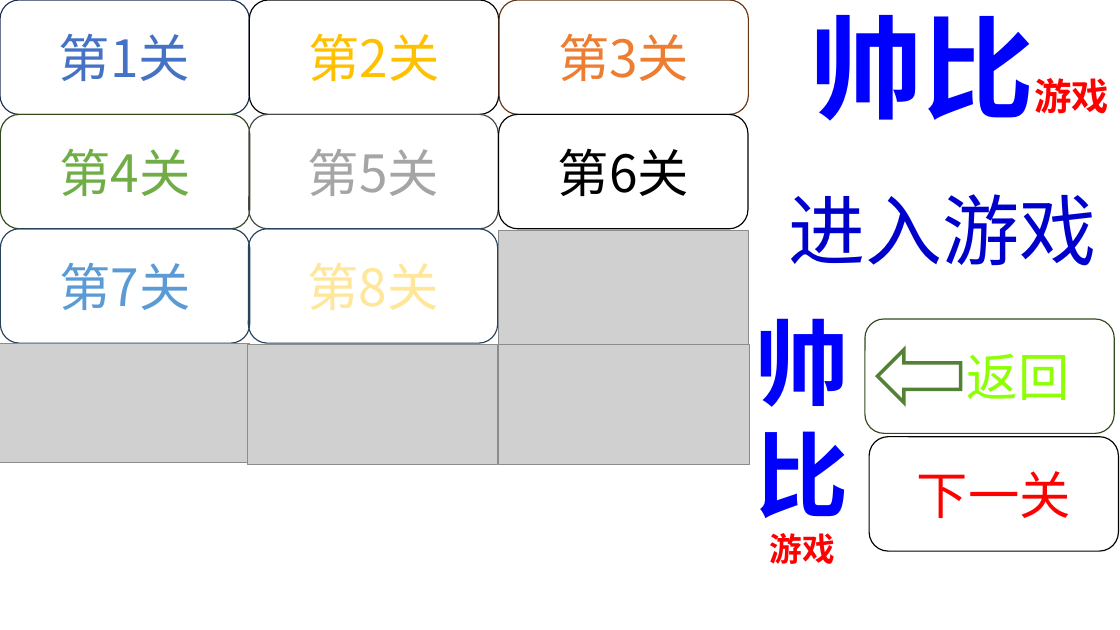
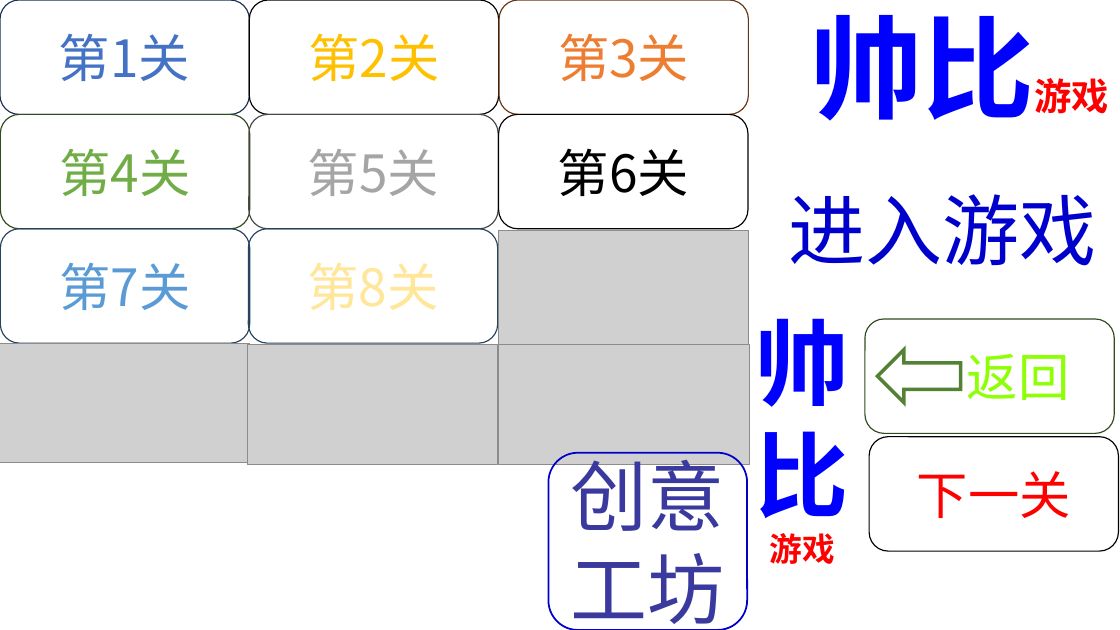
Before and after one commit to Jiaxuans/ShuaiBi-Game, a slide deck: slide 2 of images/按钮BUTTON.pptx. Drawn at 1120x630 pixels with LibreOffice and Linux fonts; fonts in the diff are those of the drawing; grey boxes stand for pictures. Boxes give left, top, right and bottom in pixels: in the first picture for what was removed or moved away, otherwise in the second. Text is boxed around its words. In the diff, an @@ line names an element or a change of style, - is before the commit and + after.

```diff
--- a/images/按钮BUTTON.pptx
+++ b/images/按钮BUTTON.pptx
@@ rounded rectangle added at [549, 453, 748, 630], outline #0000C8 1.5 pt, 66 pt, text #3A3A9E @@
+创意工坊
```
Also in this commit, not shown: 1 other slide changed, 40 other files.
